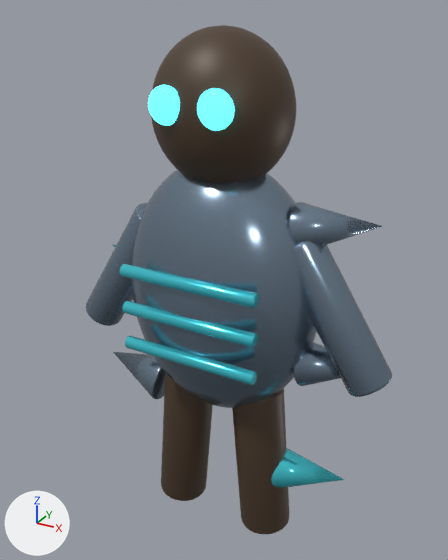
Before and after pictures for a commit that changed the glTF model public/models/enemies/undead_v3.glb.
Before and after are seen from a 50 mm lens placed at (1.49, -2.7, 1.71), pointed at (-0.05, 0.11, 0.3). The axes (+X, +Y, +Z) are drawn at lower left. The lights are the same throughout. The older version comes first. Where no turn or scale is listed for an object, it has been applied to the vertices. Vertices at exactly the same position are counted once.

Objects in the first picture: 'ARM_L_PRIMARY', 'ARM_R_PRIMARY', 'BODY_PRIMARY', 'EYE_EMISSIVE', 'EYE_EMISSIVE.001', 'HEAD_SECONDARY', 'LEG_L_SECONDARY', 'LEG_R_SECONDARY', 'RIB_ACCENT', 'RIB_ACCENT.001', 'RIB_ACCENT.002', 'VARIANT_SPINE_ACCENT', 'VARIANT_SPINE_PRIMARY', 'VARIANT_SPINE_PRIMARY.001', 'VARIANT_SPINE_PRIMARY.002'.
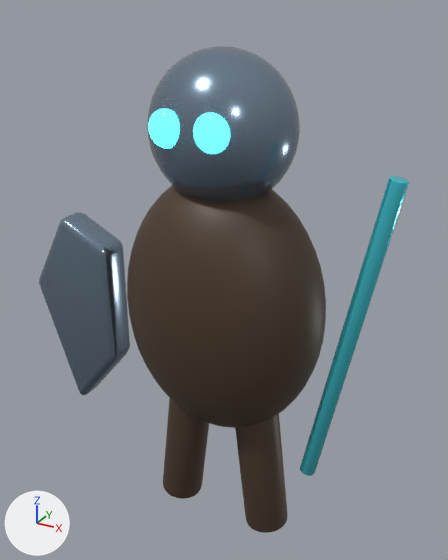
Where the newer file only moved an object's origin or applied its transform, the numbers keep the older frame.

Boxes [x1, y1, x2, y2] around the edits, measured in the pictures (448 x 560 px):
'BODY_PRIMARY', reshaped, moved, recoloured (greyish blue to brown, 7% wider): before [131, 170, 317, 408]; after [127, 185, 326, 428]
'HEAD_SECONDARY', reshaped, moved, recoloured (brown to greyish blue): before [151, 25, 296, 183]; after [148, 46, 300, 201]
'BROKEN_SHIELD_PRIMARY', added: after [39, 212, 130, 395]
'ARM_R_PRIMARY', deleted: before [294, 241, 392, 397]
'LEG_R_SECONDARY', reshaped: before [232, 388, 289, 534]; after [235, 414, 288, 533]
'BROKEN_SPEAR_ACCENT', added (cyan): after [300, 176, 409, 476]
'LEG_L_SECONDARY', reshaped: before [161, 373, 213, 501]; after [163, 398, 209, 499]
'ARM_L_PRIMARY', deleted: before [86, 203, 147, 326]
'VARIANT_SPINE_PRIMARY.002', deleted: before [288, 202, 382, 246]
'EYE_EMISSIVE.001', moved: before [197, 88, 235, 131]; after [193, 112, 230, 154]
'RIB_ACCENT.002', deleted (cyan): before [120, 264, 259, 308]
'RIB_ACCENT', deleted (cyan): before [125, 336, 257, 385]
'RIB_ACCENT.001', deleted (cyan): before [122, 300, 258, 348]
'EYE_EMISSIVE', moved: before [148, 85, 180, 126]; after [148, 108, 180, 149]
'VARIANT_SPINE_ACCENT', deleted (cyan): before [271, 448, 344, 488]
'VARIANT_SPINE_PRIMARY.001', deleted: before [293, 342, 341, 386]
'VARIANT_SPINE_PRIMARY', deleted: before [113, 352, 165, 399]

Patch to the scene script:
```diff
--- a/public/models/enemies/undead_v3.glb.py
+++ b/public/models/enemies/undead_v3.glb.py
@@ me_sphere_134 @@
-me_sphere_134.from_pydata(...)  # 922 vertices, 1840 faces; spans x -0.55..0.55, y -0.38..0.38, z -0.72..0.72
-me_sphere_134.materials.append(mat_deep_primary)  # greyish blue #8497aa
+me_sphere_134.from_pydata(...)  # 922 vertices, 1840 faces; spans x -0.58..0.58, y -0.4..0.4, z -0.75..0.75
+# me_sphere_134 part 1: the whole mesh is multiplied about its middle by the matrix ((1.055, 0.0, 0.0), (0.0, 1.053, 0.0), (0.0, 0.0, 1.042))
+me_sphere_134.materials.append(mat_deep_secondary)  # brown #4d3c2c
@@ me_sphere_135 @@
-me_sphere_135.from_pydata(...)  # 922 vertices, 1840 faces; spans x -0.36..0.36, y -0.32..0.32, z -0.38..0.38
-me_sphere_135.materials.append(mat_deep_secondary)  # brown #4d3c2c
+me_sphere_135.from_pydata(...)  # 922 vertices, 1840 faces; spans x -0.38..0.38, y -0.34..0.34, z -0.38..0.38
+# me_sphere_135 part 2: the whole mesh is multiplied about its middle by the matrix ((1.056, 0.0, 0.0), (0.0, 1.063, 0.0), (0.0, 0.0, 1.0))
+me_sphere_135.materials.append(mat_deep_primary)  # greyish blue #8497aa
@@ me_cylinder_118 @@
-me_cylinder_118.from_pydata(...)  # 192 vertices, 380 faces; spans x -0.187..0.187, y -0.15..0.15, z -0.486..0.486
+me_cylinder_118.from_pydata(...)  # 192 vertices, 380 faces; spans x -0.177..0.187, y -0.13..0.13, z -0.488..0.458
+# me_cylinder_118 part 3: 192 of 192 vertices moved; they spanned x -0.187..0.187, y -0.15..0.15, z -0.486..0.486 and now span x -0.177..0.187, y -0.13..0.13, z -0.488..0.458; mean shift (0.005, 0.0, -0.015)
 me_cylinder_118.materials.append(mat_deep_secondary)
@@ me_cylinder_119 @@
-me_cylinder_119.from_pydata(...)  # 192 vertices, 380 faces; spans x -0.187..0.187, y -0.15..0.15, z -0.486..0.486
+me_cylinder_119.from_pydata(...)  # 192 vertices, 380 faces; spans x -0.187..0.177, y -0.13..0.13, z -0.488..0.458
+# me_cylinder_119 part 4: 192 of 192 vertices moved; they spanned x -0.187..0.187, y -0.15..0.15, z -0.486..0.486 and now span x -0.187..0.177, y -0.13..0.13, z -0.488..0.458; mean shift (-0.005, 0.0, -0.015)
 me_cylinder_119.materials.append(mat_deep_secondary)
@@ ob_body_primary @@
 ob_body_primary = bpy.data.objects.new('BODY_PRIMARY', me_sphere_134)
-ob_body_primary.location = (0.0, 0.0, 0.3)
+ob_body_primary.location = (0.0, 0.0, 0.2)
@@ ob_head_secondary @@
 ob_head_secondary = bpy.data.objects.new('HEAD_SECONDARY', me_sphere_135)
-ob_head_secondary.location = (0.0, 0.0, 1.25)
+ob_head_secondary.location = (0.0, 0.0, 1.16)
@@ ob_arm_l_primary @@
-ob_arm_l_primary = bpy.data.objects.new('ARM_L_PRIMARY', me_cylinder_116)
@@ ob_arm_r_primary @@
-ob_arm_r_primary = bpy.data.objects.new('ARM_R_PRIMARY', me_cylinder_117)
@@ ob_eye_emissive @@
 ob_eye_emissive = bpy.data.objects.new('EYE_EMISSIVE', me_sphere_136)
-ob_eye_emissive.location = (-0.13, -0.3, 1.3)
+ob_eye_emissive.location = (-0.12, -0.32, 1.2)
@@ ob_eye_emissive_001 @@
 ob_eye_emissive_001 = bpy.data.objects.new('EYE_EMISSIVE.001', me_sphere_137)
-ob_eye_emissive_001.location = (0.13, -0.3, 1.3)
+ob_eye_emissive_001.location = (0.12, -0.32, 1.2)
@@ ob_rib_accent @@
-ob_rib_accent = bpy.data.objects.new('RIB_ACCENT', me_cylinder_120)
@@ ob_rib_accent_001 @@
-ob_rib_accent_001 = bpy.data.objects.new('RIB_ACCENT.001', me_cylinder_121)
@@ ob_rib_accent_002 @@
-ob_rib_accent_002 = bpy.data.objects.new('RIB_ACCENT.002', me_cylinder_122)
@@ ob_variant_spine_accent @@
-ob_variant_spine_accent = bpy.data.objects.new('VARIANT_SPINE_ACCENT', me_cone_197)
@@ ob_variant_spine_primary @@
-ob_variant_spine_primary = bpy.data.objects.new('VARIANT_SPINE_PRIMARY', me_cone_198)
@@ ob_variant_spine_primary_001 @@
-ob_variant_spine_primary_001 = bpy.data.objects.new('VARIANT_SPINE_PRIMARY.001', me_cone_199)
@@ ob_variant_spine_primary_002 @@
-ob_variant_spine_primary_002 = bpy.data.objects.new('VARIANT_SPINE_PRIMARY.002', me_cone_201)
@@ ob_broken_spear_accent @@
+ob_broken_spear_accent = bpy.data.objects.new('BROKEN_SPEAR_ACCENT', me_cylinder_130)  # 128 vertices, 252 faces; spans x -0.21..0.21, y -0.05..0.05, z -0.88..0.88; in mat_deep_accent (cyan #50ddeb)
+ob_broken_spear_accent.location = (0.715, 0.0, 0.15)
@@ ob_broken_shield_primary @@
+ob_broken_shield_primary = bpy.data.objects.new('BROKEN_SHIELD_PRIMARY', me_broken_shield)  # 190 vertices, 376 faces; spans x -1.311..-0.72, y -0.1..0.1, z -0.698..0.563; in mat_deep_primary (greyish blue #8497aa)
+ob_broken_shield_primary.location = (0.0, 0.0, 0.0)
```
